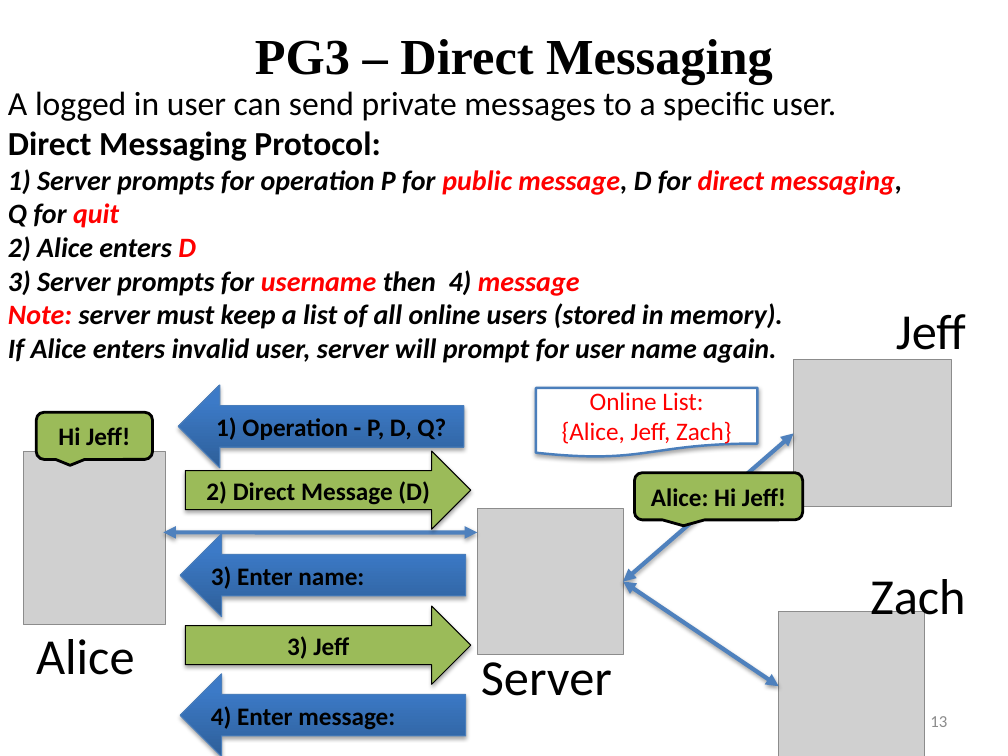
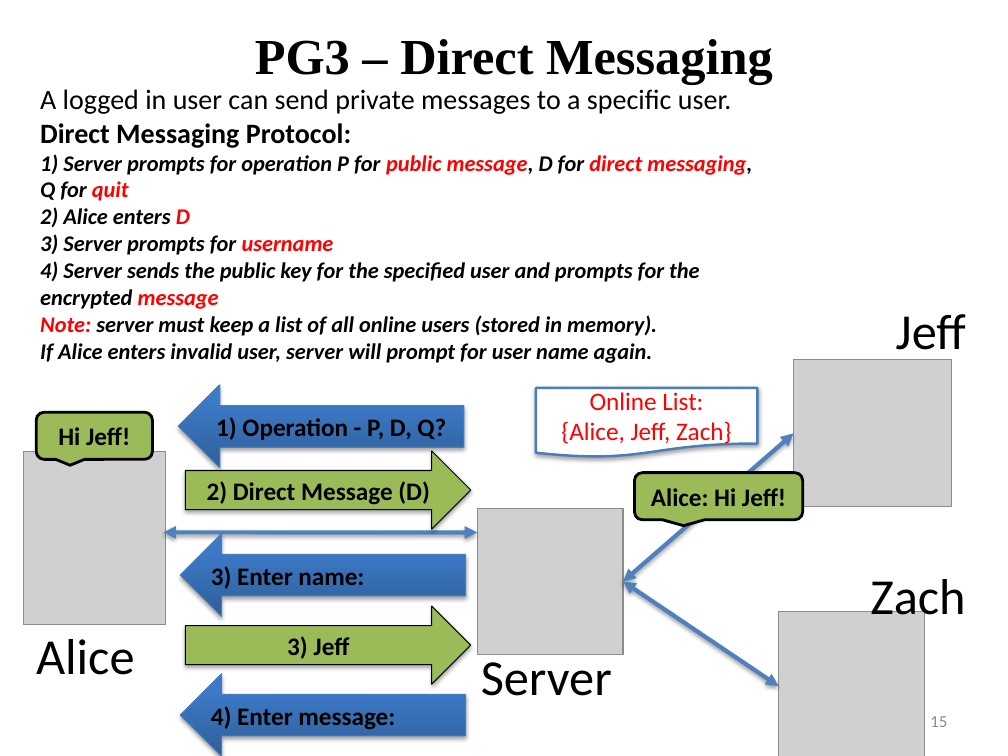
Before and after one commit to NathanRVance/pg3_tutorial, a slide deck: slide 15 of Tutorial 2_PG4.pptx (slide 13 before the commit). Drawn at 1008x756 pixels with LibreOffice and Linux fonts; fonts in the diff are those of the drawing; grey boxes stand for pictures. Boxes give left, top, right and bottom in pixels: in the first picture for what was removed or moved away, otherwise in the second. Text is boxed around its words. In the diff, an @@ line names an element or a change of style, - is before the commit and + after.

Commit message:
Updated presentation

```diff
--- a/Tutorial 2_PG4.pptx
+++ b/Tutorial 2_PG4.pptx
@@ text "A logged in user can ...": place and size @@
-text "A logged in user can ..." at (8, 91, 902, 363)
+text "A logged in user can ..." at (40, 89, 752, 363)
@@ text at (40, 89, 752, 363): size 24 to 20 pt in "A logged in user can send private ...", "Direct Messaging Protocol:"; size 20 to 16 pt in "1) Server prompts for operation P for ...", "Q for quit", "2) Alice enters D", "Note: server must keep a list of ..." and 1 more places @@
@@ text at (40, 234, 699, 309): text changed; size 20 to 16 pt @@
-3) Server prompts for username then 4) message
+3) Server prompts for username
+4) Server sends the public key for the specified user and prompts for the
+encrypted message
@@ page number at (930, 716, 947, 727): text changed @@
-13
+15
```
Also in this commit, not shown: 17 other slides changed, 3 slides added, 1 slide removed.
